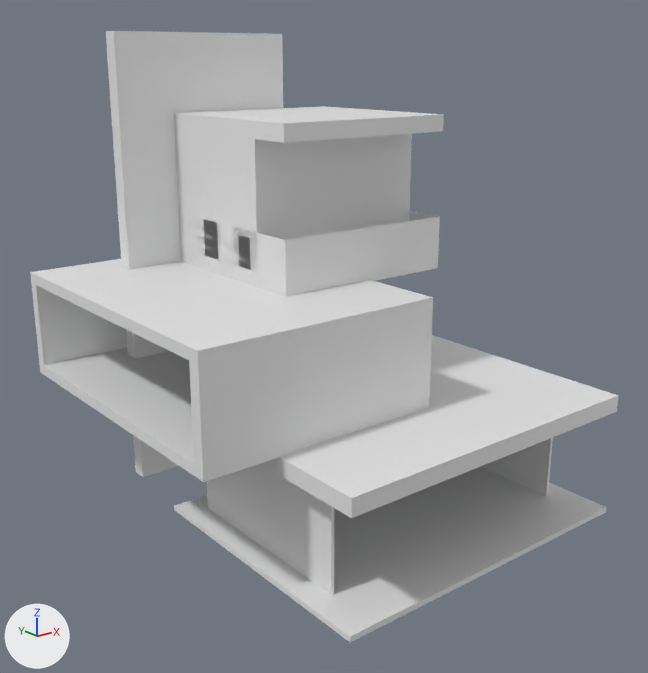
The glTF model static/models/Mockup.glb: old version first, new version second.
One viewpoint serves both versions: a 50 mm lens placed at (-10.51, -11.41, 7.14), pointed at (-0.79, 0.74, 2.28). Lighting does not change. The marker at lower left points along +X, +Y and +Z. Where no turn or scale is listed for an object, it has been applied to the vertices.
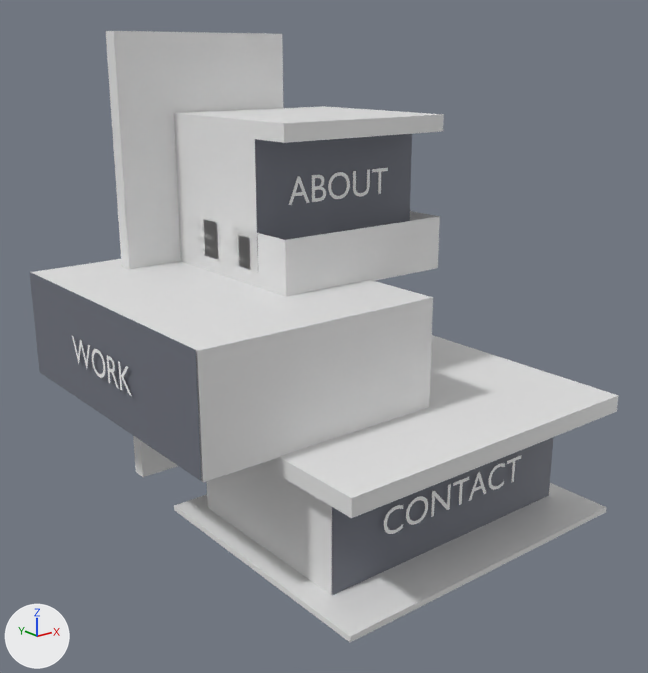
Boxes (x1, y1, x2, y2) around the edits, measured in the pictures (648 x 673 px):
'plane2', added
    after: (30, 272, 202, 481)
'plane1', added
    after: (255, 134, 412, 251)
'plane3', added
    after: (332, 437, 553, 595)
'text3', added
    after: (384, 456, 521, 534)
'text1', added
    after: (289, 168, 388, 205)
'text2', added
    after: (72, 336, 132, 396)

Edits to the bpy script that builds the scene:
```text
Add mat_material:
    mat_material = principled_material('Material')
    mat_material.base_color = (1.0, 1.0, 1.0)  # white #ffffff
Add mat_overlay_001:
    mat_overlay_001 = principled_material('overlay.001')
    mat_overlay_001.base_color = (0.158, 0.17, 0.207)  # grey #6f737e
Add mat_overlay:
    mat_overlay = principled_material('overlay')
    mat_overlay.base_color = (0.158, 0.17, 0.207)  # grey #6f737e
Add mat_overlay_002:
    mat_overlay_002 = principled_material('overlay.002')
    mat_overlay_002.base_color = (0.158, 0.17, 0.207)  # grey #6f737e
Add me_text_001:
    me_text_001.from_pydata(...)  # 329 vertices, 319 faces; spans x 0.03..3.41, y 0.0, z -0.01..0.48
    me_text_001.materials.append(mat_material)  # white #ffffff
Add me_text_002:
    me_text_002.from_pydata(...)  # 214 vertices, 210 faces; spans x 0.0, y -2.19..0.0, z -0.01..0.48
    me_text_002.materials.append(mat_material)  # white #ffffff
Add me_text_003:
    me_text_003.from_pydata(...)  # 299 vertices, 297 faces; spans x 0.0..2.34, y 0.0, z -0.01..0.48
    me_text_003.materials.append(mat_material)  # white #ffffff
Add me_plane_001:
    me_plane_001.from_pydata([(2.83, 0.0, 1.0), (2.83, 0.0, -1.0), (-2.58, 0.0, 1.0), (-2.58, 0.0, -1.0)], [], [(0, 1, 3), (0, 3, 2)])
    me_plane_001.materials.append(mat_overlay_001)  # grey #6f737e
Add me_plane:
    me_plane.from_pydata([(0.0, -3.01, 1.0), (0.0, -3.01, -1.0), (0.0, 3.01, 1.0), (0.0, 3.01, -1.0)], [], [(0, 1, 3), (0, 3, 2)])
    me_plane.materials.append(mat_overlay)  # grey #6f737e
Add me_plane_002:
    me_plane_002.from_pydata([(1.93, 0.0, 1.28), (1.93, 0.0, -1.0), (-1.71, 0.0, 1.28), (-1.71, 0.0, -1.0)], [], [(0, 1, 3), (0, 3, 2)])
    me_plane_002.materials.append(mat_overlay_002)  # grey #6f737e
Add ob_text3:
    ob_text3 = bpy.data.objects.new('text3', me_text_001)
    ob_text3.location = (-1.73, -1.93, -0.3)
Add ob_text2:
    ob_text2 = bpy.data.objects.new('text2', me_text_002)
    ob_text2.location = (-4.59, 3.02, 2.01)
Add ob_text1:
    ob_text1 = bpy.data.objects.new('text1', me_text_003)
    ob_text1.location = (-1.16, 1.27, 4.63)
Add ob_plane3:
    ob_plane3 = bpy.data.objects.new('plane3', me_plane_001)
    ob_plane3.location = (-0.12, -1.85, 0.0)
Add ob_plane2:
    ob_plane2 = bpy.data.objects.new('plane2', me_plane)
    ob_plane2.location = (-4.52, 1.91, 2.26)
Add ob_plane1:
    ob_plane1 = bpy.data.objects.new('plane1', me_plane_002)
    ob_plane1.location = (-0.12, 1.29, 4.52)
```
